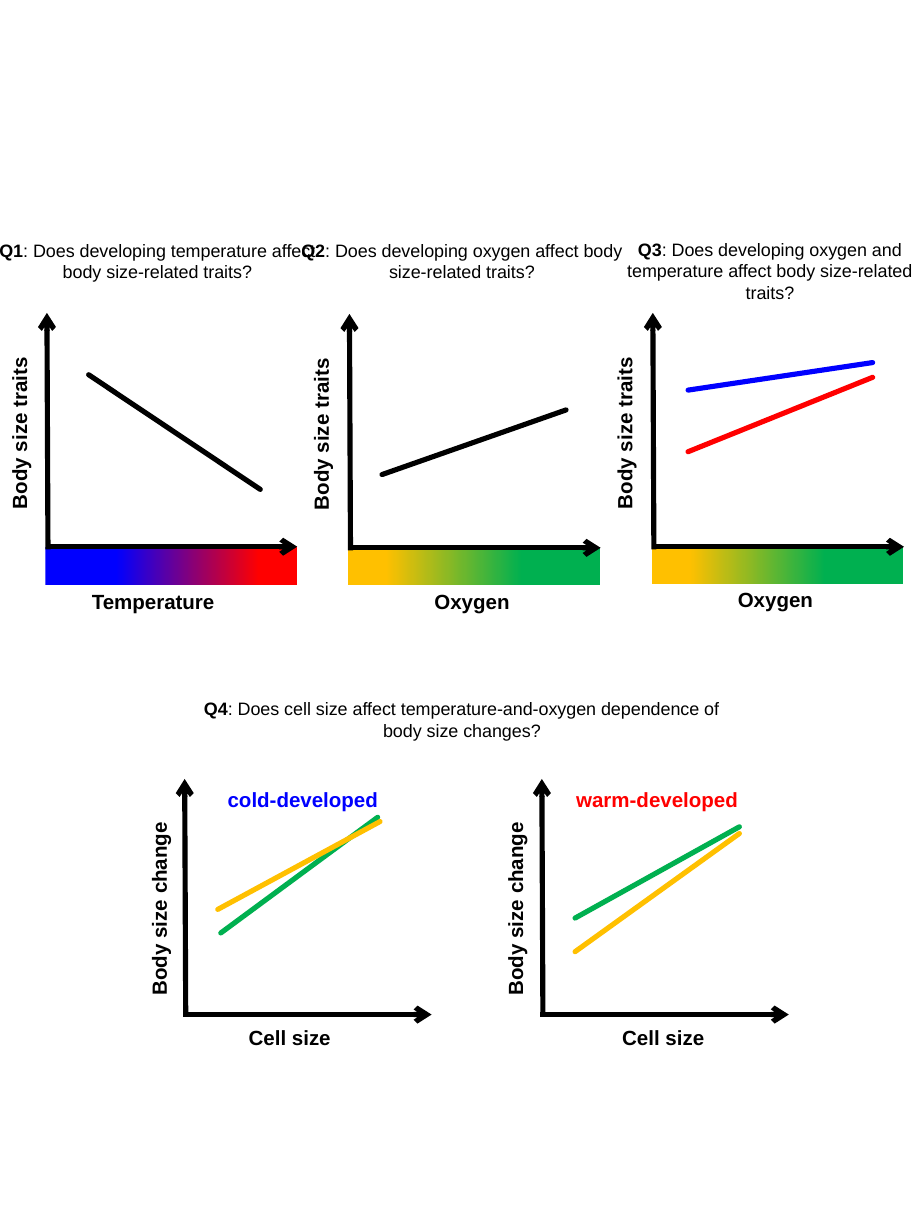
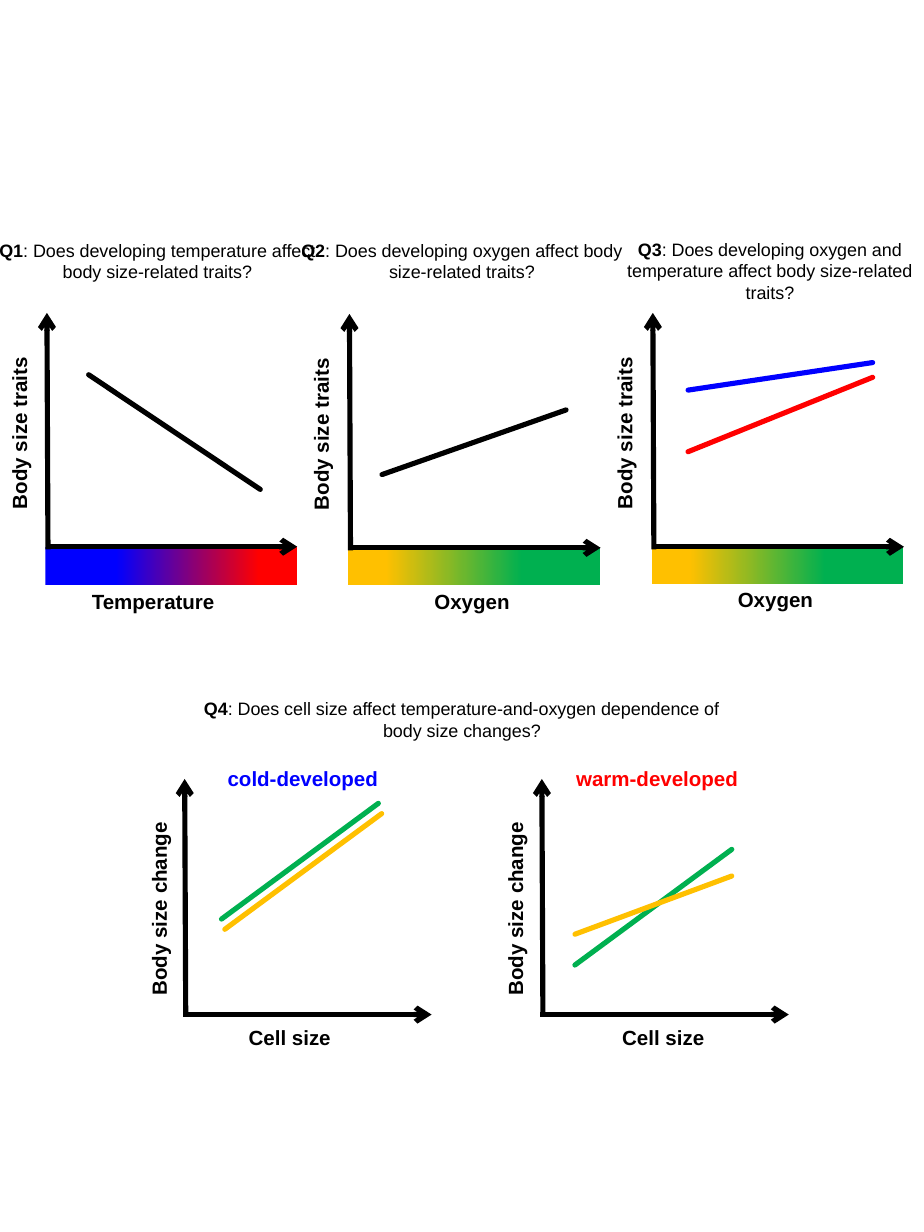
Before and after one commit to felixpleiva/Plastic_responses_DGRP_lines, a slide deck: slide 1 of Outputs/Figure 1 Predictions.pptx. Drawn at 924x1232 pixels with LibreOffice and Linux fonts; fonts in the diff are those of the drawing. Boxes give left, top, right and bottom in pixels: in the first picture for what was removed or moved away, otherwise in the second. Text is boxed around its words. In the diff, an @@ line names an element or a change of style, - is before the commit and + after.

```diff
--- a/Outputs/Figure 1 Predictions.pptx
+++ b/Outputs/Figure 1 Predictions.pptx
@@ text "cold-developed": place and size @@
-text "cold-developed" at (228, 792, 378, 812)
+text "cold-developed" at (228, 771, 378, 791)
@@ text "warm-developed": place and size @@
-text "warm-developed" at (576, 792, 738, 812)
+text "warm-developed" at (576, 771, 738, 791)
@@ line moved from (221, 933) - (378, 817) to (222, 919) - (378, 803) @@
@@ line moved from (218, 909) - (379, 822) to (225, 929) - (382, 813) @@
@@ line moved from (575, 918) - (739, 827) to (575, 965) - (732, 849) @@
@@ line moved from (575, 952) - (739, 834) to (575, 934) - (732, 876) @@
```
Also in this commit, not shown: 3 other files.
